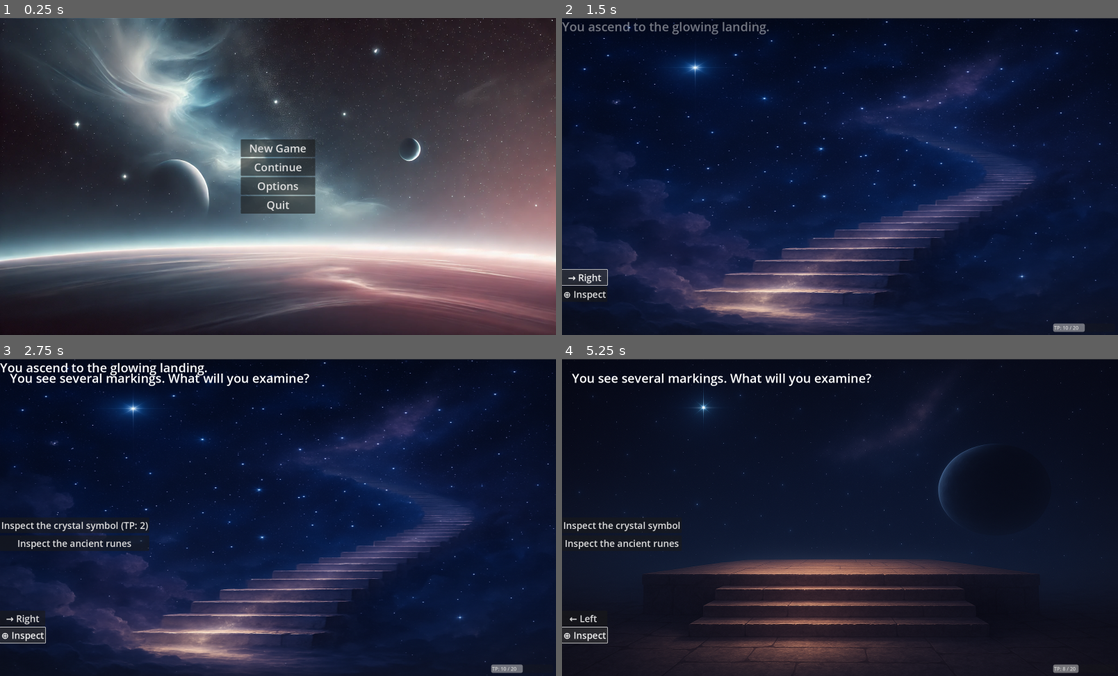
Above: before the commit, frames 1-4 (two rows, left to right).
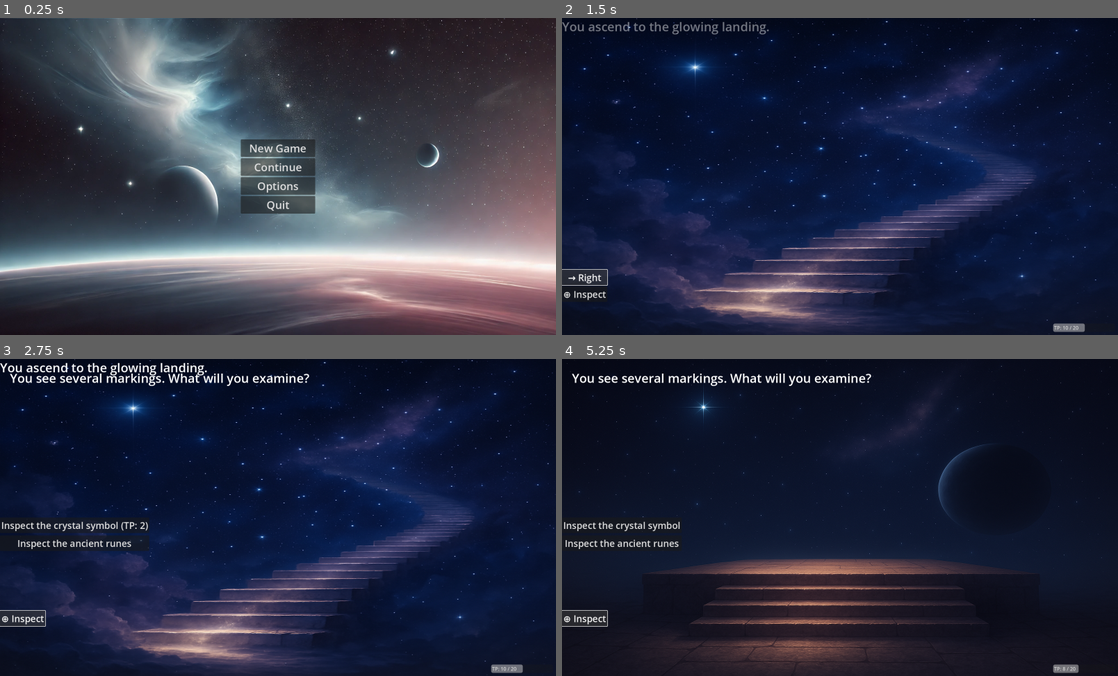
Above: after the commit, the same moments.

Repository: JDSalisbury/godot_Riviera
Game: Godot game, scene res://scenes/title_screen.tscn
Two runs of this game, one before a commit and one after it. Both use one fixed random seed, a clock stepped at 60 frames per second and the inputs below.
Inputs:
- Up to frame 1 (0.25 s): no input
- Up to frame 2 (1.5 s): click "New Game" at 0.5 s; click "→ Right" at 1.25 s
- Up to frame 3 (2.75 s): click "⊕ Inspect" at 2 s
- Up to frame 4 (5.25 s): click "Inspect the crystal symbol (T…" at 2.75 s; click "← Left" at 3.5 s; click "← Left" at 4.25 s; click "⊕ Inspect" at 5 s

The runs differ from the first frame. In frame 1, 24% of the frame differs, in the area x 0-100%, y 0-100%; in frame 2, 1.2%; in frame 3, 1.8%; in frame 4, 1.3%.

Commit message:
Enhance Look Mode UI: Added Down button, hid directions during inspect
- Added a DownButton to TriggerButtons panel for future downward navigation
- Hooked up trigger_down() handler and dynamic visibility logic
- Updated load_screen and set_direction_buttons_visible() to support Down
- When inspecting, direction buttons are now hidden to avoid UI overlap
- Directions reappear after completing an inspection choice
- Cleaned up some of the backgrounds to fit better

Diff:
--- a/scenes/look_screen.tscn
+++ b/scenes/look_screen.tscn
@@ -32,8 +32,6 @@
 anchors_preset = 15
 anchor_right = 1.0
 anchor_bottom = 1.0
-offset_top = 1.0
-offset_bottom = 1.0
 grow_horizontal = 2
 grow_vertical = 2
 size_flags_horizontal = 3
@@ -64,6 +62,11 @@
 layout_mode = 2
 theme_override_font_sizes/font_size = 30
 text = " ↑ Up"
+
+[node name="DownButton" type="Button" parent="TriggerButtons"]
+layout_mode = 2
+theme_override_font_sizes/font_size = 30
+text = " ↓ Down"
 
 [node name="InspectButton" type="Button" parent="TriggerButtons"]
 layout_mode = 2
--- a/scenes/title_screen.tscn
+++ b/scenes/title_screen.tscn
@@ -22,9 +22,8 @@
 anchor_bottom = 1.0
 grow_horizontal = 2
 grow_vertical = 2
-scale = Vector2(0.731127, 0.73139)
+scale = Vector2(0.763297, 0.763588)
 texture = ExtResource("2_u8eoj")
-expand_mode = 1
 
 [node name="MenuBox" type="VBoxContainer" parent="."]
 top_level = true
--- a/scripts/dialog_box.gd
+++ b/scripts/dialog_box.gd
@@ -6,3 +6,8 @@
 func show_message(text: String):
 	label.text = text
 	anim.play("fade_in_out")
+
+
+func clear():
+	label.text = ""
+	#hide()
--- a/scripts/look_mode.gd
+++ b/scripts/look_mode.gd
@@ -40,7 +40,15 @@
 	$TriggerButtons/LeftButton.pressed.connect(trigger_left)
 	$TriggerButtons/RightButton.pressed.connect(trigger_right)
 	$TriggerButtons/UpButton.pressed.connect(trigger_up)
+	$TriggerButtons/DownButton.pressed.connect(trigger_down)
 	$TriggerButtons/InspectButton.pressed.connect(trigger_inspect)
+
+func set_direction_buttons_visible(visible: bool):
+	$TriggerButtons/LeftButton.visible = visible and is_trigger_visible("left")
+	$TriggerButtons/RightButton.visible = visible and is_trigger_visible("right")
+	$TriggerButtons/UpButton.visible = visible and is_trigger_visible("up")
+	$TriggerButtons/DownButton.visible = visible and is_trigger_visible("down")
+
 
 func is_trigger_visible(dir: String) -> bool:
 	var trigger_data = screens[current_screen]["triggers"].get(dir, null)
@@ -53,6 +61,8 @@
 	return true
 
 func load_screen(screen_name: String):
+	$DialogBox.clear()
+
 	if not screens.has(screen_name):
 		push_error("Unknown screen: " + screen_name)
 		return
@@ -61,16 +71,20 @@
 	var data = screens[screen_name]
 
 	$Background.texture = load(data["background"])
+
 	update_tp_bar()
+	set_direction_buttons_visible(true)
 
 	$TriggerButtons/LeftButton.visible = is_trigger_visible("left")
 	$TriggerButtons/RightButton.visible = is_trigger_visible("right")
 	$TriggerButtons/UpButton.visible = is_trigger_visible("up")
+	$TriggerButtons/DownButton.visible = is_trigger_visible("down")
 	$TriggerButtons/InspectButton.visible = is_trigger_visible("inspect")
 
 func trigger_left(): handle_trigger("left")
 func trigger_right(): handle_trigger("right")
 func trigger_up(): handle_trigger("up")
+func trigger_down(): handle_trigger("down")
 func trigger_inspect(): handle_trigger("inspect")
 
 func handle_trigger(direction: String):
@@ -78,6 +92,8 @@
 	var trigger_data = screen_data.get("triggers", {}).get(direction, {})
 
 	if trigger_data.has("options"):
+		set_direction_buttons_visible(false)
+
 		var options = trigger_data["options"]
 		$ChoiceBox.show_options(
 			trigger_data.get("message", "Choose an option:"),
@@ -131,11 +147,13 @@
 				# Trigger encounter (placeholder)
 				if option_data.has("starts_encounter"):
 					print("Start encounter:", option_data["starts_encounter"])
+				set_direction_buttons_visible(true)
 
 		)
 		return
 
 	if trigger_data.has("message"):
+		$DialogBox.clear()
 		$DialogBox.show_message(trigger_data["message"])
 
 	if trigger_data.has("next_screen"):
--- a/ui/dialog_box.tscn
+++ b/ui/dialog_box.tscn
@@ -1,6 +1,22 @@
 [gd_scene load_steps=5 format=3 uid="uid://bgcd6ws0ujfge"]
 
 [ext_resource type="Script" path="res://scripts/dialog_box.gd" id="1_mhlse"]
+
+[sub_resource type="Animation" id="Animation_upyjy"]
+length = 0.001
+step = 0.025
+tracks/0/type = "value"
+tracks/0/imported = false
+tracks/0/enabled = true
+tracks/0/path = NodePath(".:modulate")
+tracks/0/interp = 1
+tracks/0/loop_wrap = true
+tracks/0/keys = {
+"times": PackedFloat32Array(0),
+"transitions": PackedFloat32Array(1),
+"update": 0,
+"values": [Color(1, 1, 1, 1)]
+}
 
 [sub_resource type="Animation" id="Animation_cf1la"]
 resource_name = "fade_in_out"
@@ -17,21 +33,6 @@
 "transitions": PackedFloat32Array(1, 1, 1, 1),
 "update": 0,
 "values": [Color(1, 1, 1, 0), Color(1, 1, 1, 1), Color(1, 1, 1, 1), Color(1, 1, 1, 0)]
-}
-
-[sub_resource type="Animation" id="Animation_upyjy"]
-length = 0.001
-tracks/0/type = "value"
-tracks/0/imported = false
-tracks/0/enabled = true
-tracks/0/path = NodePath(".:modulate")
-tracks/0/interp = 1
-tracks/0/loop_wrap = true
-tracks/0/keys = {
-"times": PackedFloat32Array(0),
-"transitions": PackedFloat32Array(1),
-"update": 0,
-"values": [Color(1, 1, 1, 1)]
 }
 
 [sub_resource type="AnimationLibrary" id="AnimationLibrary_n2coe"]
